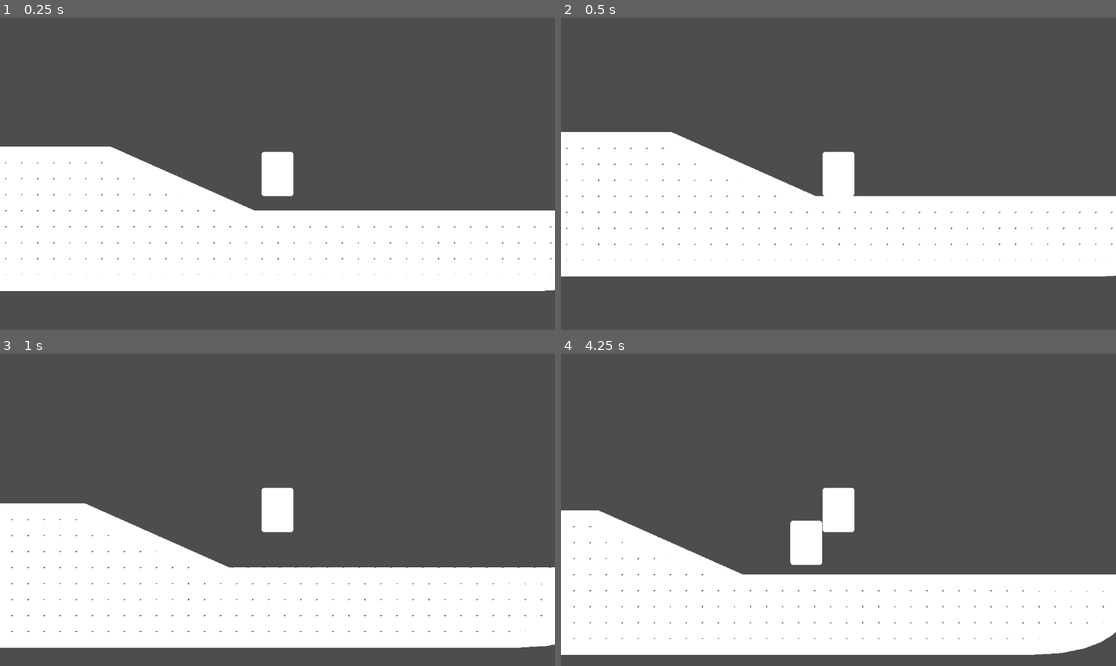
Above: before the commit, frames 1-4 (two rows, left to right).
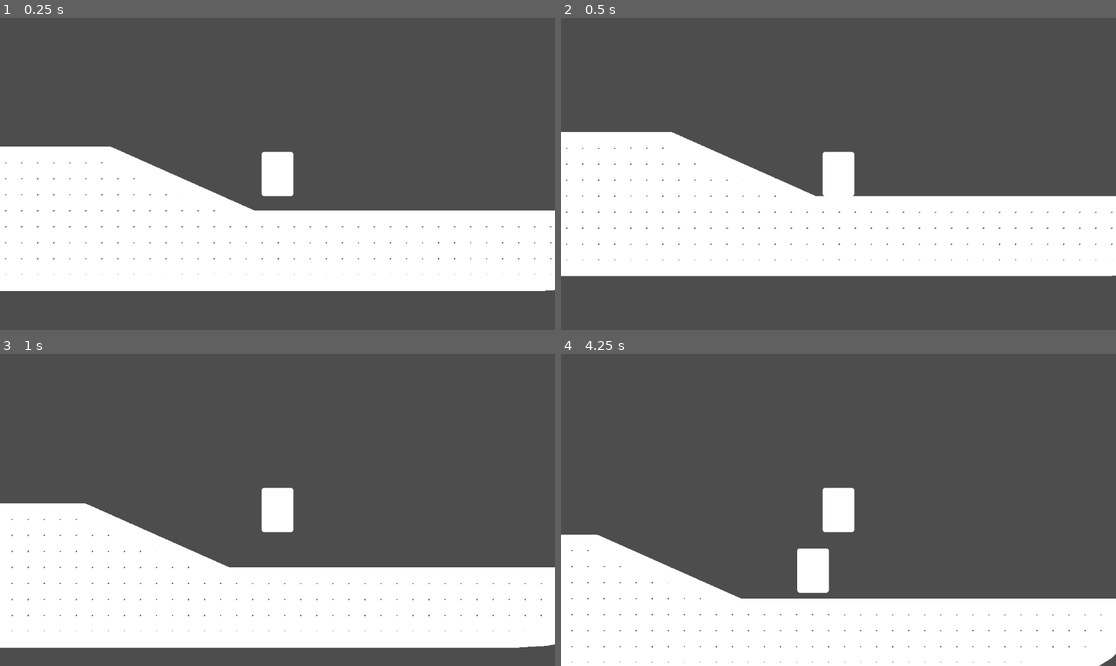
Above: after the commit, the same moments.

Repository: yourname3/jf-s25
Game: Godot game, scene res://level/level.tscn
The game is run twice, just before and just after one commit, with the same random seed, the same clock (stepped at 60 frames per second) and the same inputs.
Inputs (mouse positions are in pixels of both pictures, inside the frame that each line leads up to):
- Up to frame 1 (0.25 s): no input
- Up to frame 2 (0.5 s): no input
- Up to frame 3 (1 s): tap Enter at 0.5 s; move the mouse to (249, 572) at 0.52 s; hold D (right) from 0.53 s (still down); tap Z (clone) at 0.6 s; click (249, 572) at 0.67 s; tap Space (jump) at 0.77 s
- Up to frame 4 (4.25 s): release D (right) at 1.25 s; drag from (1005, 556) to (810, 572) at 1.27 s; move the mouse to (672, 463) at 2.02 s; hold A (left) 2.03-2.75 s; hold Alt 2.03-2.75 s; tap Z (clone) at 2.3, 3.8 s; drag from (866, 510) to (672, 463) at 2.77 s; move the mouse to (755, 432) at 3.52 s; hold A (left) from 3.53 s (still down); hold Ctrl from 3.53 s (still down); tap Space (jump) at 3.77 s

Frame 1 is identical in both runs. In frame 2, 0.4% of the frame differs, in the area x 0-100%, y 36-83%; in frame 3, 0.2%; in frame 4, 13%, in the area x 0-100%, y 50-100%.

Commit message:
better slope behavior

Diff:
--- a/player/player.gd
+++ b/player/player.gd
@@ -69,25 +69,26 @@
 func _do_move_and_slide(delta: float) -> void:
 	var prev_position := position
 	var prev_velocity := velocity
-	var retries = 4
-	while retries > 0:
-		move_and_slide()
-		var do_retry := false
-		for i in range(0, get_slide_collision_count()):
-			var col := get_slide_collision(i)
-			var collider := col.get_collider()
-			if collider is Player:
-				if prev_velocity.y < 0:
-					print("retry: ", prev_velocity)
-					collider._do_move_and_slide_override(delta, prev_velocity)
-					#collider.move_and_collide(prev_velocity * delta)
-					do_retry = true
-		if not do_retry:
-			break
+	#var retries = 4
+	#while retries > 0:
+	move_and_slide()
+	var do_retry := false
+	for i in range(0, get_slide_collision_count()):
+		var col := get_slide_collision(i)
+		var collider := col.get_collider()
+		if collider is Player:
+			if prev_velocity.y < 0:
+				print("retry: ", prev_velocity)
+				collider._do_move_and_slide_override(delta, prev_velocity)
+				#collider.move_and_collide(prev_velocity * delta)
+				do_retry = true
+
+	if do_retry:
 		# Reset position velocity
 		position = prev_position
 		velocity = prev_velocity
-		retries -= 1
+		move_and_slide()
+		#retries -= 1
 
 
 func _physics_process(delta: float) -> void:
--- a/player/player.tscn
+++ b/player/player.tscn
@@ -4,12 +4,14 @@
 [ext_resource type="Texture2D" uid="uid://dxyu74jyy6a5l" path="res://whitebox/whitebox_round.png" id="2_rkbax"]
 
 [sub_resource type="RectangleShape2D" id="RectangleShape2D_rkbax"]
-size = Vector2(256, 356)
+size = Vector2(257, 355)
 
 [node name="Player" type="CharacterBody2D"]
+floor_snap_length = 32.0
 script = ExtResource("1_g1dw6")
 
 [node name="CollisionShape2D" type="CollisionShape2D" parent="."]
+position = Vector2(-0.5, -0.5)
 shape = SubResource("RectangleShape2D_rkbax")
 
 [node name="Sprite2D" type="Sprite2D" parent="."]
